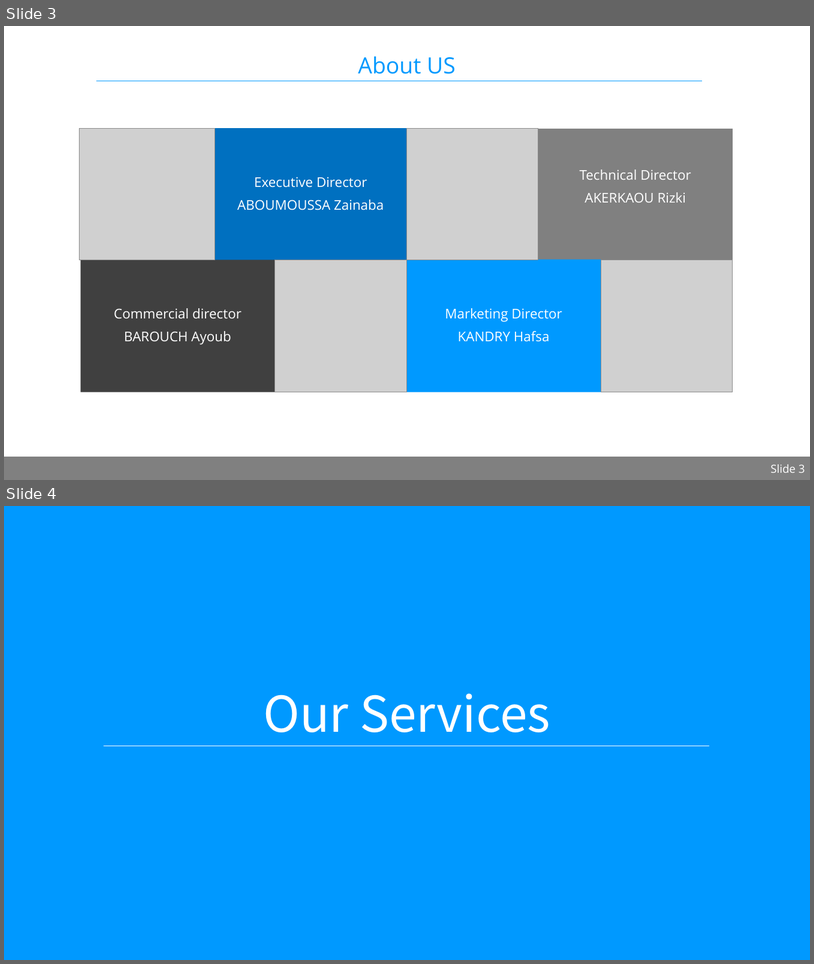
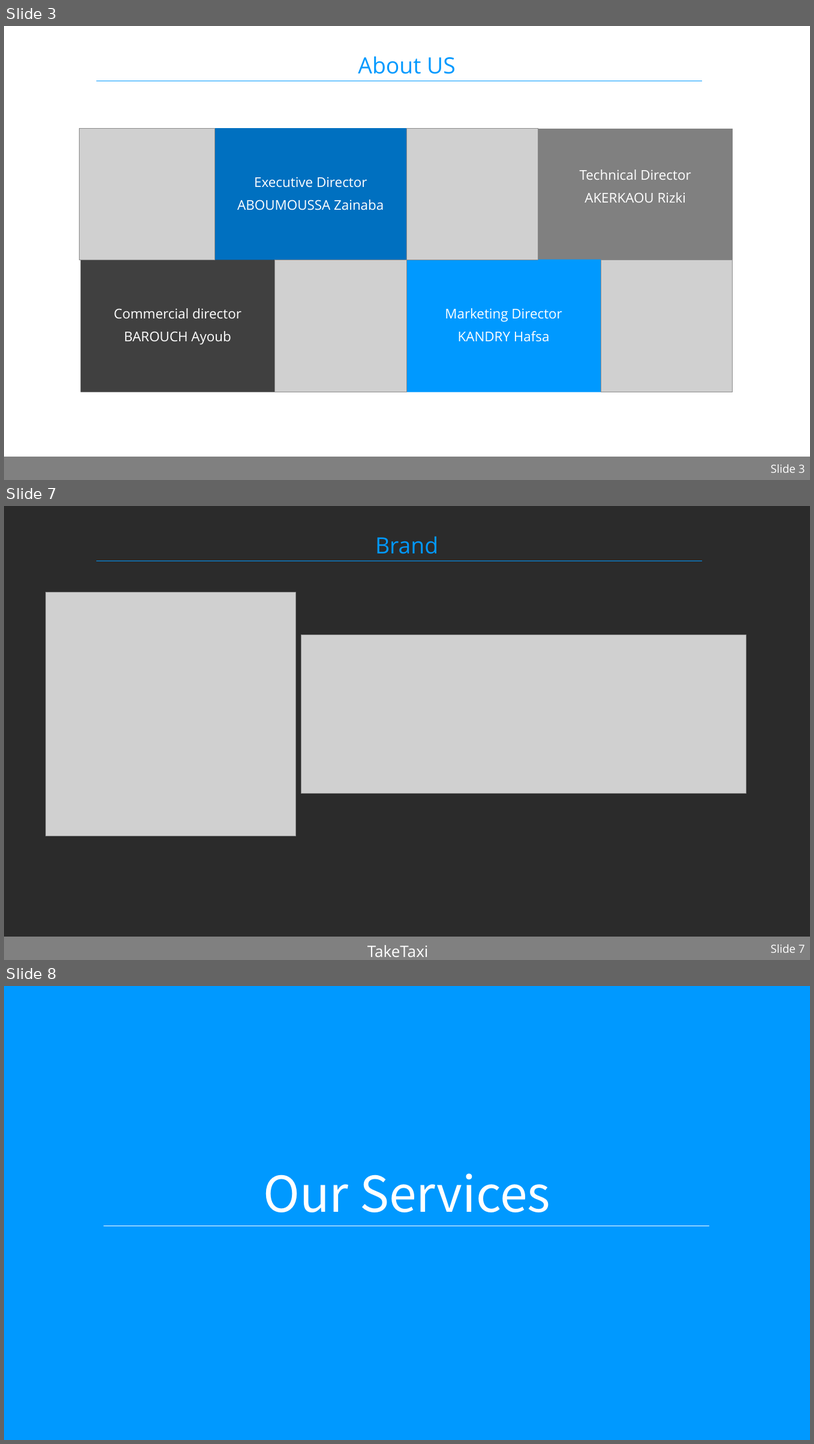
Before and after one commit to zainabaaboumoussa/taketaxi_template, a slide deck: Presentations/TakeTaxi_2018_2019.pptx. Shown one above the other, each under a label of ours: slides 3 and 4 before the commit, slides 3, 7 and 8 after it; the slides between them are not shown. The pictures are 814x964 and 814x1444 pixels, drawn with LibreOffice and Linux fonts; fonts in the diff are those of the drawing; grey boxes stand for pictures; background and template pictures are left out; a plain dark background stands for a picture behind light text. Boxes give left, top, right and bottom in pixels: in the first picture for what was removed or moved away, otherwise in the second. Text is boxed around its words. In the diff, an @@ line names an element or a change of style, - is before the commit and + after.

Commit message:
j'ai ajouté 2 slides sur suvey & brand again hit hafsa heydathom lya b commit dyalha :/

```diff
--- a/Presentations/TakeTaxi_2018_2019.pptx
+++ b/Presentations/TakeTaxi_2018_2019.pptx
@@ slide 7 added at [4,506,810,960], background picture (left out); not listed: 2 template elements that a slide beside it also shows @@
@@ title added at [375,536,438,554], 40 pt, text #0099FF @@
+Brand
@@ picture added at [46,592,296,835] @@
@@ picture added at [302,634,746,793] @@
@@ text added at [368,945,429,957], 28 pt, text #FFFFFF @@
+TakeTaxi
@@ page number added at [771,944,806,952], 20 pt, text #FFFFFF @@
+Slide 7
@@ what was slide 4 is now slide 8 @@
```
Also in this commit, not shown: 4 slides changed, 3 other slides added.
